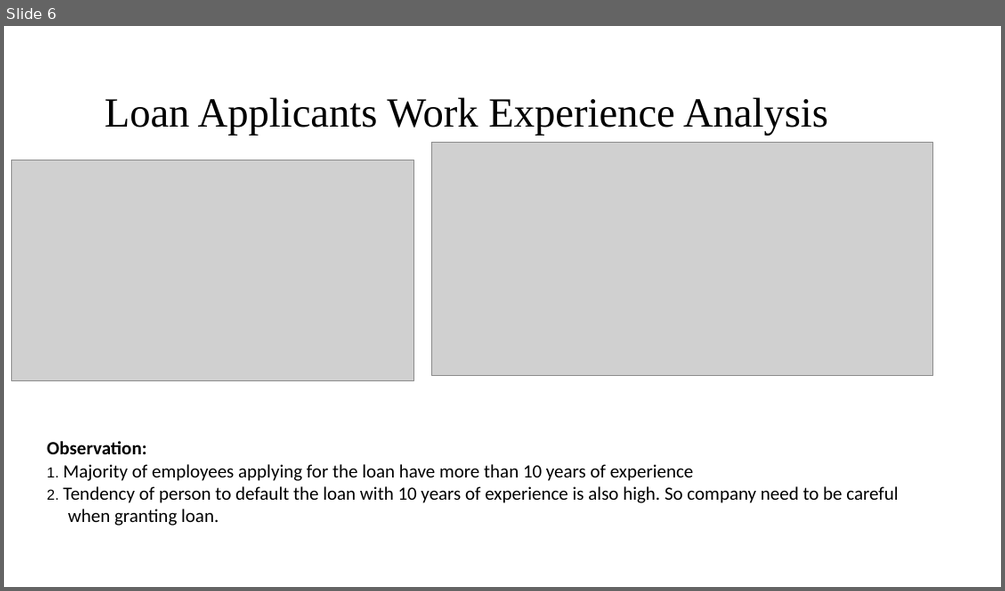
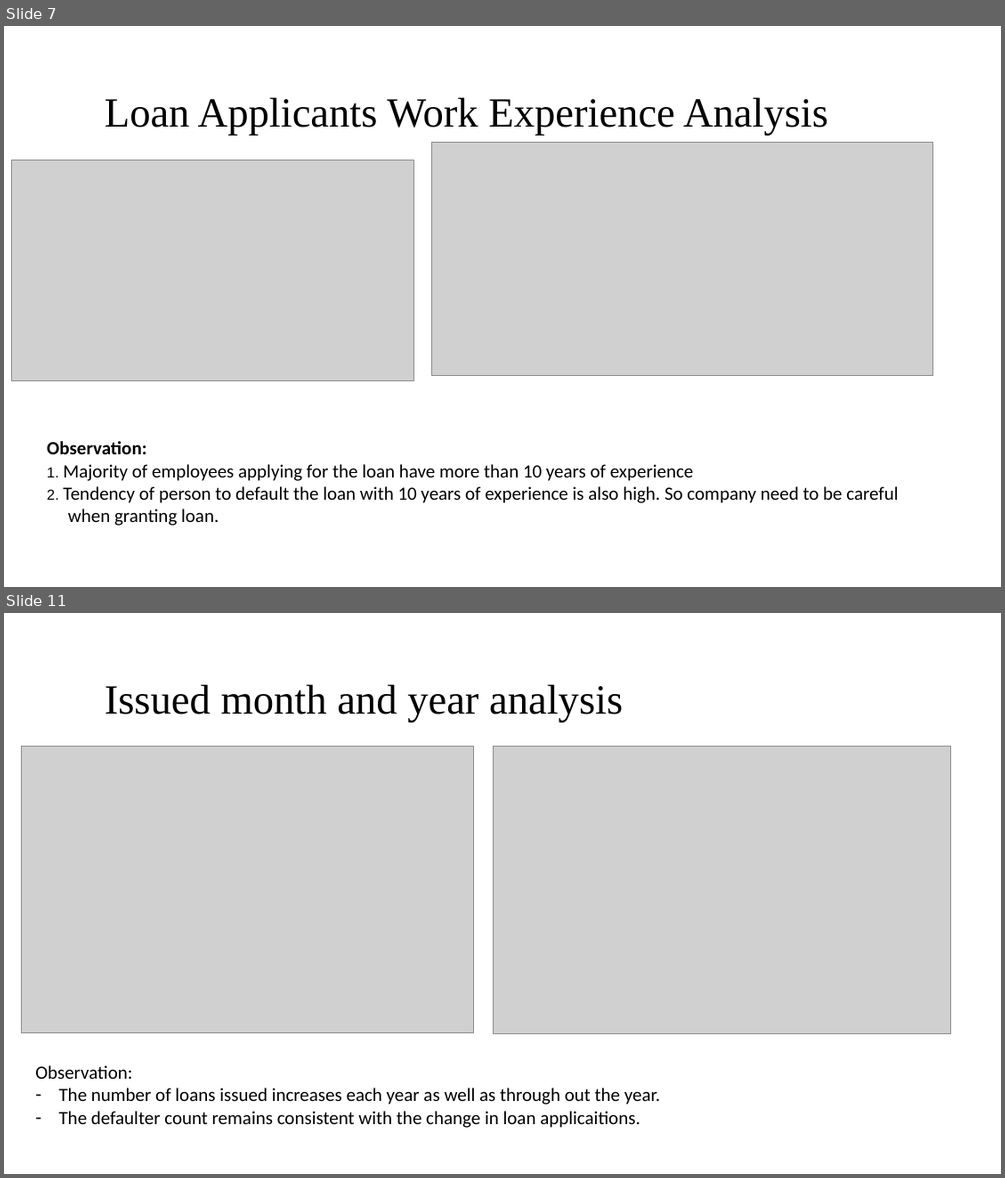
Before and after one commit to ArjunAshokKumar/Lending-Club-Case-Study, a slide deck: Niraj Kumar.pptx. Shown one above the other, each under a label of ours: slide 6 before the commit, slides 7 and 11 after it; the slides between them are not shown. The pictures are 1005x591 and 1005x1178 pixels, drawn with LibreOffice and Linux fonts; fonts in the diff are those of the drawing; grey boxes stand for pictures; background and template pictures are left out. Boxes give left, top, right and bottom in pixels: in the first picture for what was removed or moved away, otherwise in the second. Text is boxed around its words. In the diff, an @@ line names an element or a change of style, - is before the commit and + after.

Commit message:
Income analysis and  PPT

```diff
--- a/Niraj Kumar.pptx
+++ b/Niraj Kumar.pptx
@@ slide 11 added at (4,613,1001,1174), background #FFFFFF @@
@@ title added at (105,684,623,722), 40 pt, text #000000 @@
+Issued month and year analysis
@@ picture added at (22,747,474,1032) @@
@@ picture added at (493,747,951,1033) @@
@@ text added at (35,1065,660,1127), 18 pt, text #000000 @@
+Observation:
+– The number of loans issued increases each year as well as through out the year.
+– The defaulter count remains consistent with the change in loan applicaitions.
@@ what was slide 6 is now slide 7 @@
```
Also in this commit, not shown: 7 other slides added, 5 slides removed, 1 other file.
